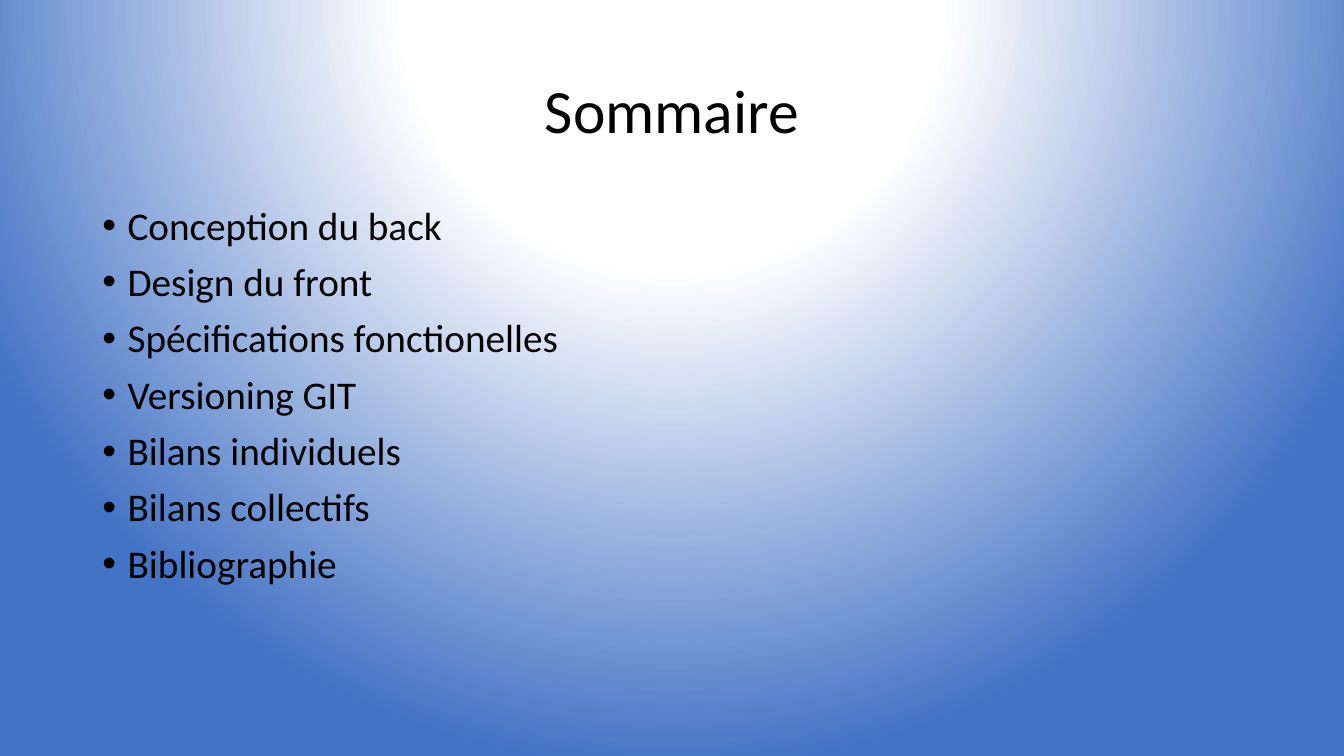
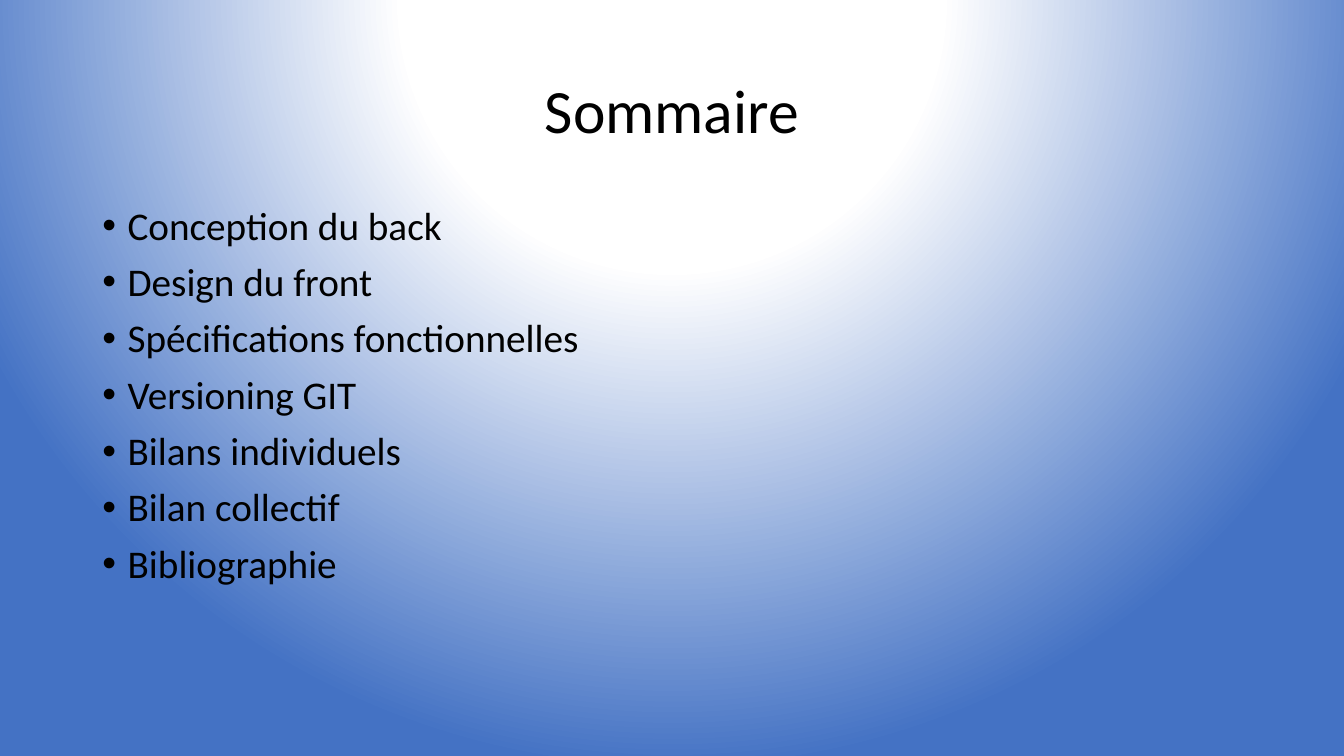
Before and after one commit to Maxtoq/ECELink, a slide deck: slide 2 of Présentation_finale.pptx. Drawn at 1344x756 pixels with LibreOffice and Linux fonts; fonts in the diff are those of the drawing. Boxes give left, top, right and bottom in pixels: in the first picture for what was removed or moved away, otherwise in the second. Text is boxed around its words. In the diff, an @@ line names an element or a change of style, - is before the commit and + after.

```diff
--- a/Présentation_finale.pptx
+++ b/Présentation_finale.pptx
@@ text at (128, 320, 579, 359): text changed @@
-• Spécifications fonctionelles
+• Spécifications fonctionnelles
@@ text at (128, 493, 340, 522): text changed @@
-• Bilans collectifs
+• Bilan collectif
```
Also in this commit, not shown: 9 other slides changed.
